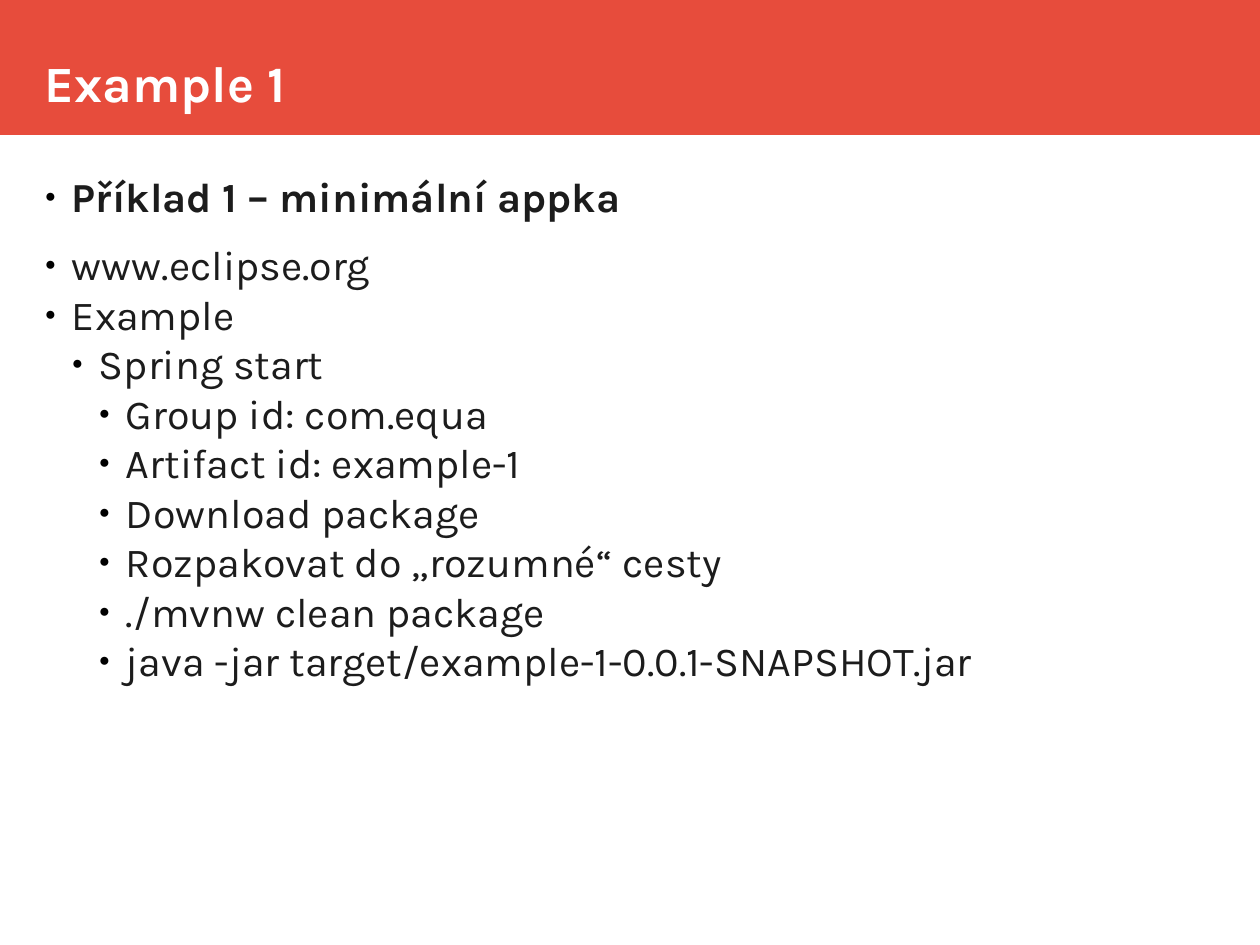
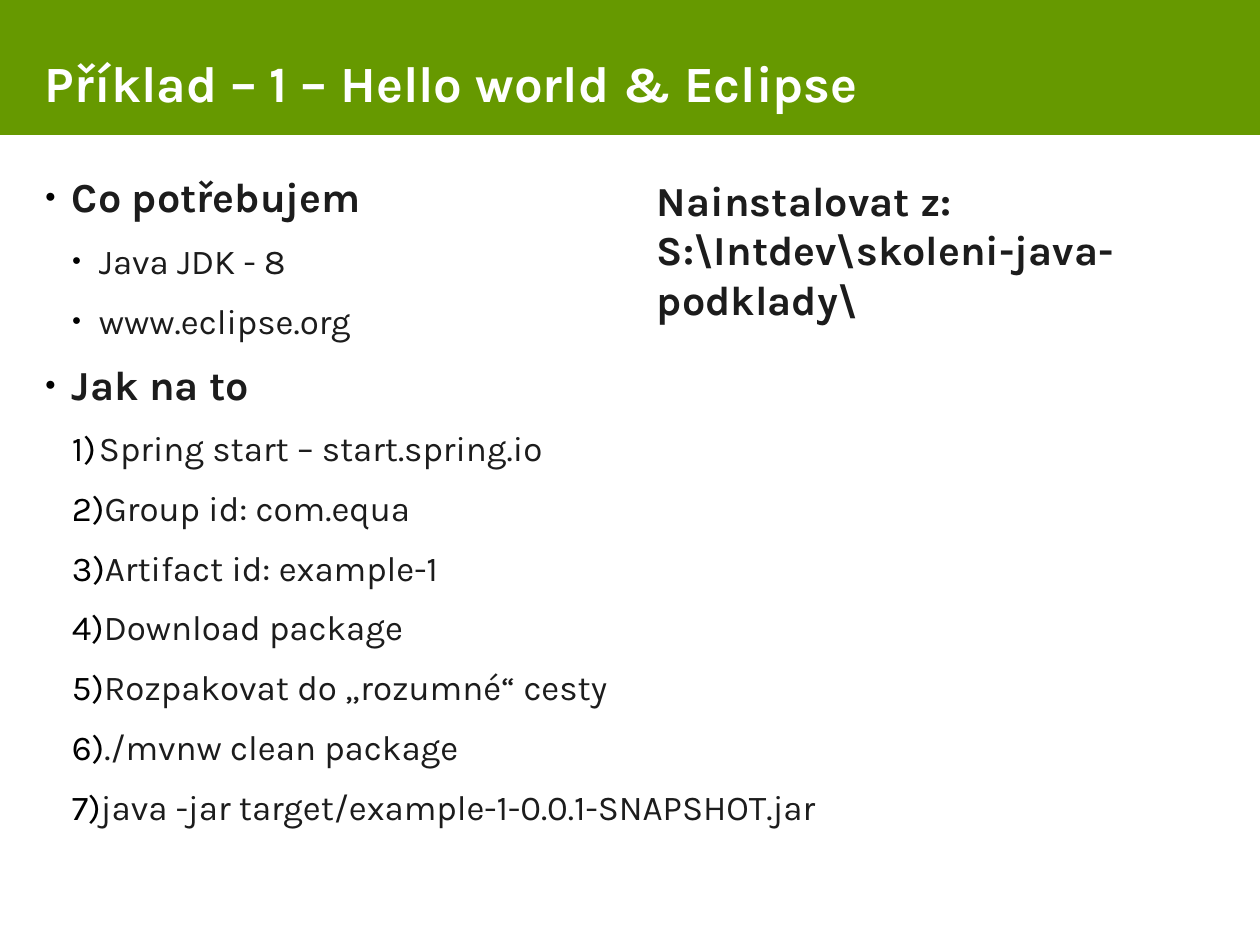
Before and after one commit to equabank/java-skoleni, a slide deck: slide 4 of v2/doc/prez.odp (slide 2 before the commit). Drawn at 1260x945 pixels with LibreOffice and Linux fonts; fonts in the diff are those of the drawing. Boxes give left, top, right and bottom in pixels: in the first picture for what was removed or moved away, otherwise in the second. Text is boxed around its words. In the diff, an @@ line names an element or a change of style, - is before the commit and + after.

```diff
--- a/v2/doc/prez.odp
+++ b/v2/doc/prez.odp
@@ rectangle at <box>0,0,1260,135</box>: fill #E74C3C to #669900 @@
@@ title at <box>45,62,857,114</box>: text changed @@
-Example 1
+Příklad – 1 – Hello world & Eclipse
@@ text at <box>72,180,361,275</box>: text changed @@
-● Příklad 1 – minimální appka
+● Co potřebujem
+  ● Java JDK - 8
@@ text added at <box>657,186,1114,326</box>, 26 pt, text #1C1C1C, bold @@
+Nainstalovat z:
+S:\Intdev\skoleni-java-podklady\
@@ text at <box>72,310,815,829</box>: size 26 to 22 pt in "www.eclipse.org", "Group id: com.equa", "Artifact id: example-1", "Download package" and 3 more places; list level 1 to 2 in "www.eclipse.org"; bullet ● to 1); list level 3 to 2 in "Group id: com.equa"; list level 3 to 2 in "Artifact id: example-1"; list level 3 to 2 in "Download package"; list level 3 to 2 in "Rozpakovat do „rozumné“ cesty"; list level 3 to 2 in "./mvnw clean package"; list level 3 to 2 in "java -jar target/example-1-0.0.1-SNAPSHOT.jar" @@
@@ text at <box>72,371,543,470</box>: text changed; size 26 to 22 pt @@
-● Example
-  ● Spring start
+● Jak na to
+  1) Spring start – start.spring.io
```
Also in this commit, not shown: 3 other slides changed, 10 slides added, 2 slides removed, 1 other file.
